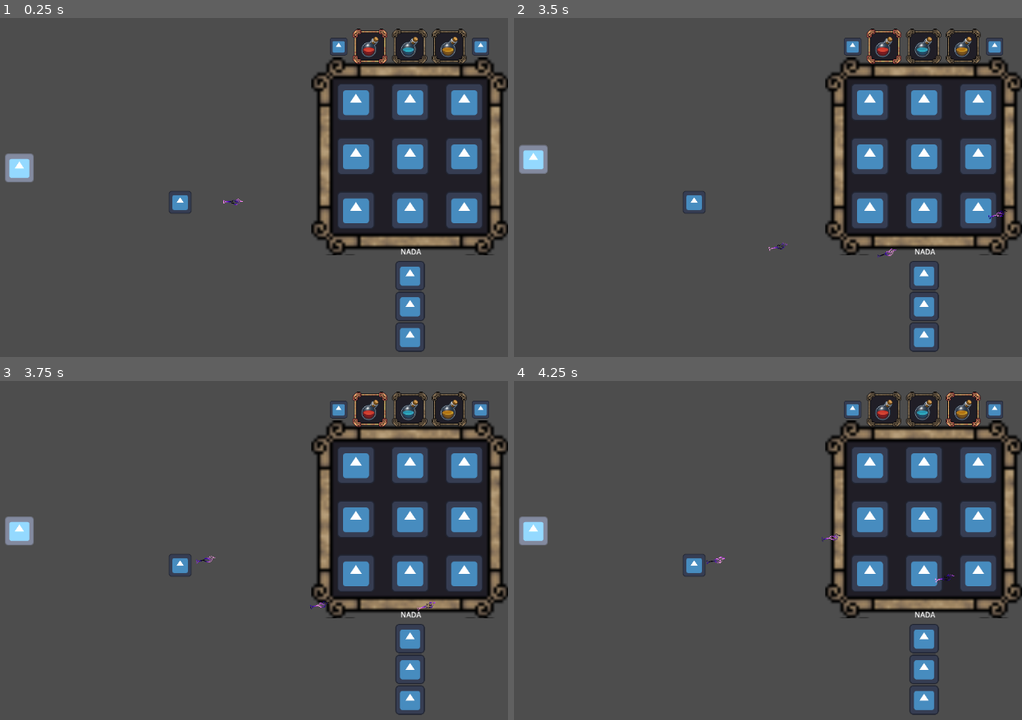
Above: before the commit, frames 1-4 (two rows, left to right).
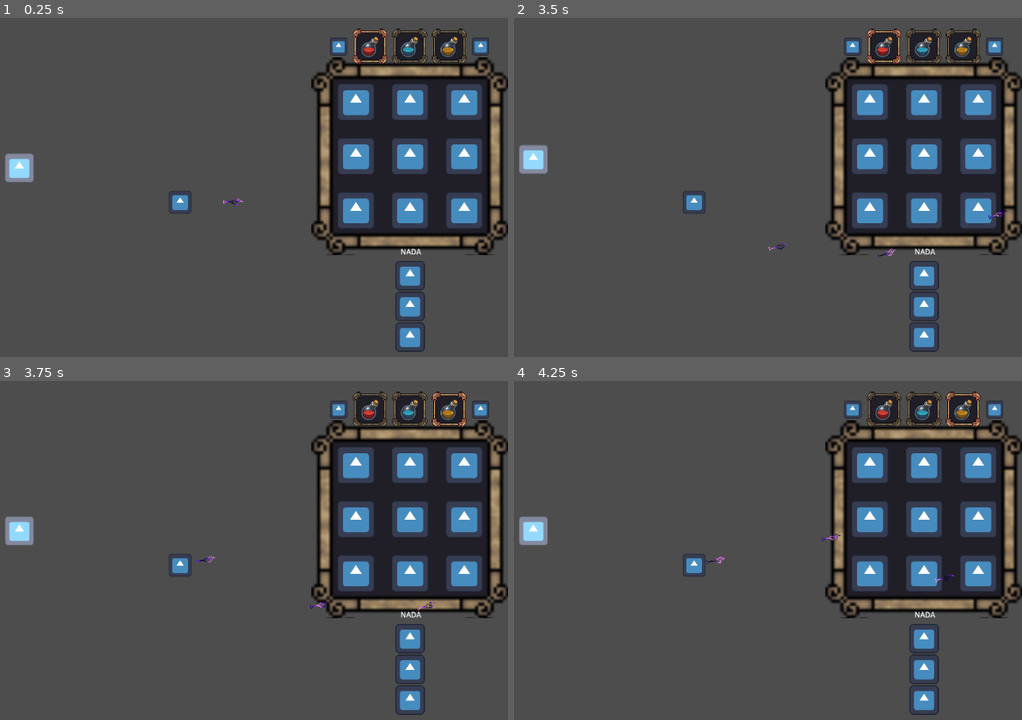
Above: after the commit, the same moments.

Repository: Irozuku/A-Painters-Nightmare-bitCrawlerStudios
Game: Godot game, scene res://scenes/main.tscn
Two runs of this game, one before a commit and one after it. Both use one fixed random seed, a clock stepped at 60 frames per second and the inputs below. The engine's default icon, where the game draws it, is replaced by a stand-in: a white triangle on a blue panel in a dark square.
Inputs (mouse positions are in pixels of both pictures, inside the frame that each line leads up to):
- Up to frame 1 (0.25 s): no input
- Up to frame 2 (3.5 s): move the mouse to (869, 102) at 0.52 s; hold E (change_paint_right, bound only after the commit) 0.53-1.28 s; tap 2 (blue_paint) at 0.6, 2.3, 2.85 s; tap 1 (red_paint) at 0.8, 1.35, 3.05 s; move the mouse to (925, 102) at 1.27 s; hold S (down) 1.28-2.03 s; tap 3 (yellow_paint) at 1.55, 2.1 s; move the mouse to (981, 102) at 2.02 s; hold E (change_paint_right, bound only after the commit) 2.03-2.78 s; tap Enter at 2.75 s; move the mouse to (869, 156) at 2.77 s; hold W (up) from 2.78 s (still down)
- Up to frame 3 (3.75 s): move the mouse to (411, 519) at 3.52 s; release W (up) at 3.53 s; press the mouse at (411, 519) at 3.53 s; hold Q (change_paint_left, bound only after the commit) from 3.53 s (still down)
- Up to frame 4 (4.25 s): keep holding Q (change_paint_left, bound only after the commit); tap 3 (yellow_paint) at 3.8 s

Frames 1-2 are identical in both runs. In frame 3, 0.3% of the frame differs, in the area x 69-92%, y 3-14%; in frame 4, nothing differs.

Commit message:
Added Q and E inputs

Diff:
--- a/project.godot
+++ b/project.godot
@@ -62,6 +62,16 @@
 "events": [Object(InputEventMouseButton,"resource_local_to_scene":false,"resource_name":"","device":-1,"window_id":0,"a …(257 unchanged characters)…
 ]
 }
+change_paint_left={
+"deadzone": 0.5,
+"events": [Object(InputEventKey,"resource_local_to_scene":false,"resource_name":"","device":-1,"window_id":0,"alt_pressed":false,"shift_pressed":false,"ctrl_pressed":false,"meta_pressed":false,"pressed":false,"keycode":0,"physical_keycode":81,"key_label":0,"unicode":113,"echo":false,"script":null)
+]
+}
+change_paint_right={
+"deadzone": 0.5,
+"events": [Object(InputEventKey,"resource_local_to_scene":false,"resource_name":"","device":-1,"window_id":0,"alt_pressed":false,"shift_pressed":false,"ctrl_pressed":false,"meta_pressed":false,"pressed":false,"keycode":0,"physical_keycode":69,"key_label":0,"unicode":101,"echo":false,"script":null)
+]
+}
 
 [layer_names]
 
--- a/scenes/paint_bar.gd
+++ b/scenes/paint_bar.gd
@@ -3,6 +3,9 @@
 @onready var RedBorder = $RedPaint/RedBorder
 @onready var BlueBorder = $BluePaint/BlueBorder
 @onready var YellowBorder = $YellowPaint/YellowBorder
+
+@onready var PaintList = [RedBorder, BlueBorder, YellowBorder]
+@onready var current_index
 
 @onready var active = load("res://assets/border_sprite/border_on.png")
 @onready var inactive = load("res://assets/border_sprite/border_off.png")
@@ -10,27 +13,36 @@
 # Called when the node enters the scene tree for the first time.
 func _ready():
 	RedBorder.texture = active
+	current_index = 0
 
-# Add connection to active_paint in grid
+# Change the active paint color
 func change_active(paint):
-	if (paint == RedBorder):
-		RedBorder.texture = active
-		BlueBorder.texture = inactive
-		YellowBorder.texture = inactive
-	elif (paint == BlueBorder):
-		RedBorder.texture = inactive
-		BlueBorder.texture = active
-		YellowBorder.texture = inactive
-	elif (paint == YellowBorder):
-		RedBorder.texture = inactive
-		BlueBorder.texture = inactive
-		YellowBorder.texture = active
+	for border in PaintList:
+		border.texture = inactive
+	current_index = paint
+	PaintList[current_index].texture = active
+
+func shift_active_right():
+	current_index = (current_index+1)%3
+	for border in PaintList:
+		border.texture = inactive
+	PaintList[current_index].texture = active
+
+func shift_active_left():
+	current_index = (current_index-1)%3
+	for border in PaintList:
+		border.texture = inactive
+	PaintList[current_index].texture = active
 
 # Called every frame. 'delta' is the elapsed time since the previous frame.
 func _process(delta):
 	if (Input.is_action_just_pressed("red_paint")):
-		change_active(RedBorder)
-	elif (Input.is_action_just_pressed("blue_paint")):
-		change_active(BlueBorder)
-	elif (Input.is_action_just_pressed("yellow_paint")):
-		change_active(YellowBorder)
+		change_active(0)
+	if (Input.is_action_just_pressed("blue_paint")):
+		change_active(1)
+	if (Input.is_action_just_pressed("yellow_paint")):
+		change_active(2)
+	if (Input.is_action_just_pressed("change_paint_left")):
+		shift_active_left()
+	if (Input.is_action_just_pressed("change_paint_right")):
+		shift_active_right()
